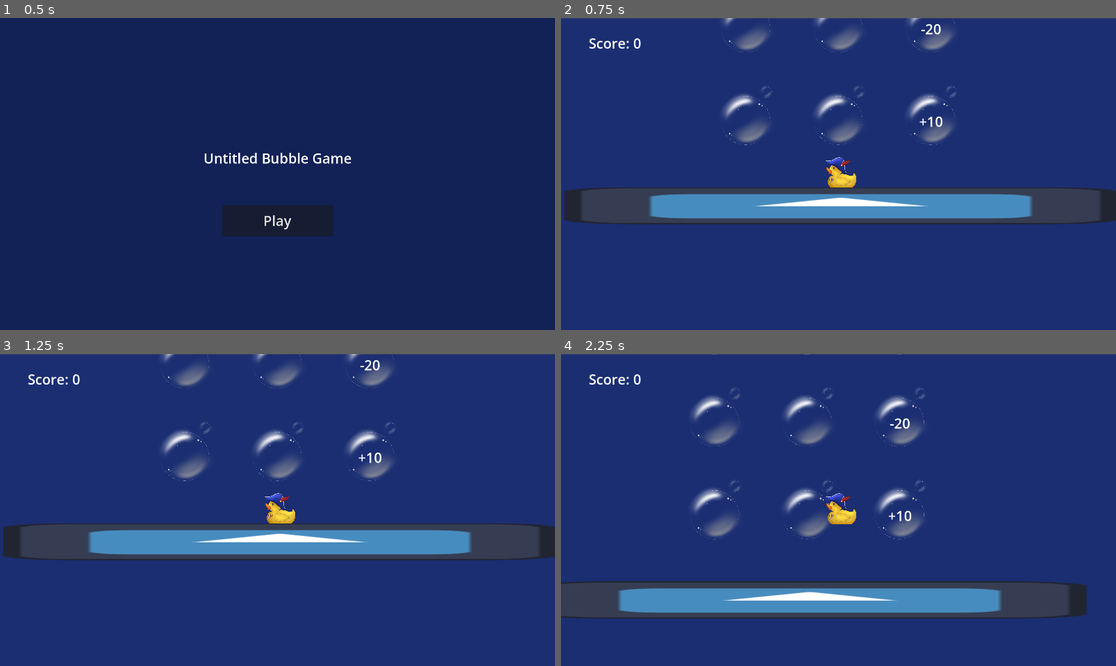
Above: before the commit, frames 1-4 (two rows, left to right).
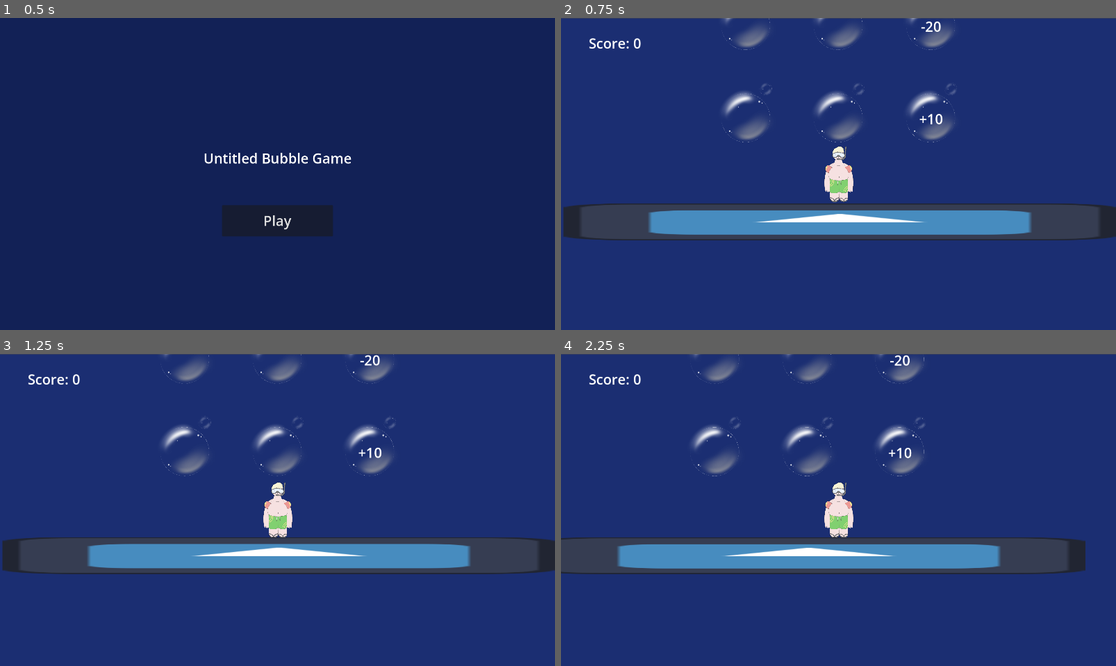
Above: after the commit, the same moments.

Repository: KaterynaKateryna/GlobalGameJam2025-Bubble
Game: Godot game, scene res://src/Scenes/start_screen.tscn
The game is run twice, just before and just after one commit, with the same random seed, the same clock (stepped at 60 frames per second) and the same inputs. The engine's default icon, where the game draws it, is replaced by a stand-in: a white triangle on a blue panel in a dark square.
Inputs (mouse positions are in pixels of both pictures, inside the frame that each line leads up to):
- Up to frame 1 (0.5 s): no input
- Up to frame 2 (0.75 s): click "Play" at 0.5 s
- Up to frame 3 (1.25 s): no input
- Up to frame 4 (2.25 s): tap Enter at 1.25 s; move the mouse to (960, 494) at 1.27 s; click (960, 494) at 1.52 s; move the mouse to (727, 525) at 2.02 s

Frame 1 is identical in both runs. In frame 2, 15% of the frame differs, in the area x 0-100%, y 0-72%; in frame 3, 15%; in frame 4, 28%, in the area x 0-95%, y 0-85%.

Commit message:
replace character

Diff:
--- a/src/Scenes/game_screen.tscn
+++ b/src/Scenes/game_screen.tscn
@@ -37,8 +37,8 @@
 script = ExtResource("2_pgld2")
 
 [node name="Player" parent="." instance=ExtResource("2_13b6m")]
-position = Vector2(961, 539)
-scale = Vector2(0.2, 0.2)
+position = Vector2(964, 474)
+scale = Vector2(0.3, 0.3)
 
 [node name="Water" type="StaticBody2D" parent="."]
 position = Vector2(969, 652)
--- a/src/actors/player.tscn
+++ b/src/actors/player.tscn
@@ -1,40 +1,36 @@
-[gd_scene load_steps=6 format=3 uid="uid://ku47qk6f3af7"]
+[gd_scene load_steps=5 format=3 uid="uid://ku47qk6f3af7"]
 
 [ext_resource type="Script" path="res://src/actors/player.gd" id="1_ecaj2"]
-[ext_resource type="Texture2D" uid="uid://dgfqthfi1uosu" path="res://assets/images/Rubber_duck_left.png" id="1_wmqrp"]
-[ext_resource type="Texture2D" uid="uid://cn6yoyx8uksje" path="res://assets/images/Rubber_duck_right.png" id="2_ocpgc"]
+[ext_resource type="Texture2D" uid="uid://c660a8jhx5lf5" path="res://assets/images/Character_front.png" id="2_trqu5"]
 
-[sub_resource type="RectangleShape2D" id="RectangleShape2D_2ffgw"]
-size = Vector2(491.25, 68.25)
+[sub_resource type="CapsuleShape2D" id="CapsuleShape2D_qcwey"]
+radius = 162.0
+height = 638.0
 
 [sub_resource type="RectangleShape2D" id="RectangleShape2D_jrmdu"]
-size = Vector2(433, 1)
+size = Vector2(218, 4)
 
 [node name="Player" type="CharacterBody2D"]
 collision_layer = 2
 collision_mask = 5
 script = ExtResource("1_ecaj2")
 
-[node name="Left" type="Sprite2D" parent="."]
-texture = ExtResource("1_wmqrp")
-
-[node name="Right" type="Sprite2D" parent="."]
-visible = false
-texture = ExtResource("2_ocpgc")
+[node name="Normal" type="Sprite2D" parent="."]
+texture = ExtResource("2_trqu5")
 
 [node name="Camera2D" type="Camera2D" parent="."]
 
 [node name="CollisionShape2D" type="CollisionShape2D" parent="."]
 visibility_layer = 2
-position = Vector2(60.625, 212)
-shape = SubResource("RectangleShape2D_2ffgw")
+position = Vector2(5, 5)
+shape = SubResource("CapsuleShape2D_qcwey")
 
 [node name="BubbleDetector" type="Area2D" parent="."]
 collision_layer = 0
 collision_mask = 4
 
 [node name="BubbleCollisionShape2D" type="CollisionShape2D" parent="BubbleDetector"]
-position = Vector2(57.5, 255.5)
+position = Vector2(11, 327)
 shape = SubResource("RectangleShape2D_jrmdu")
 
 [connection signal="body_entered" from="BubbleDetector" to="." method="_on_bubble_detector_body_entered"]
